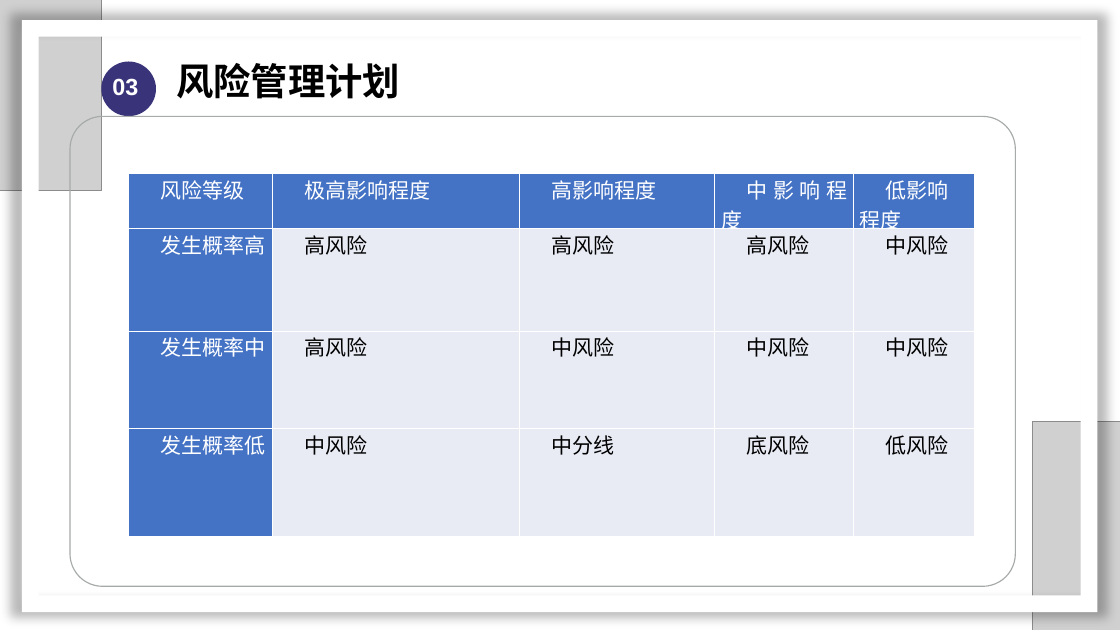
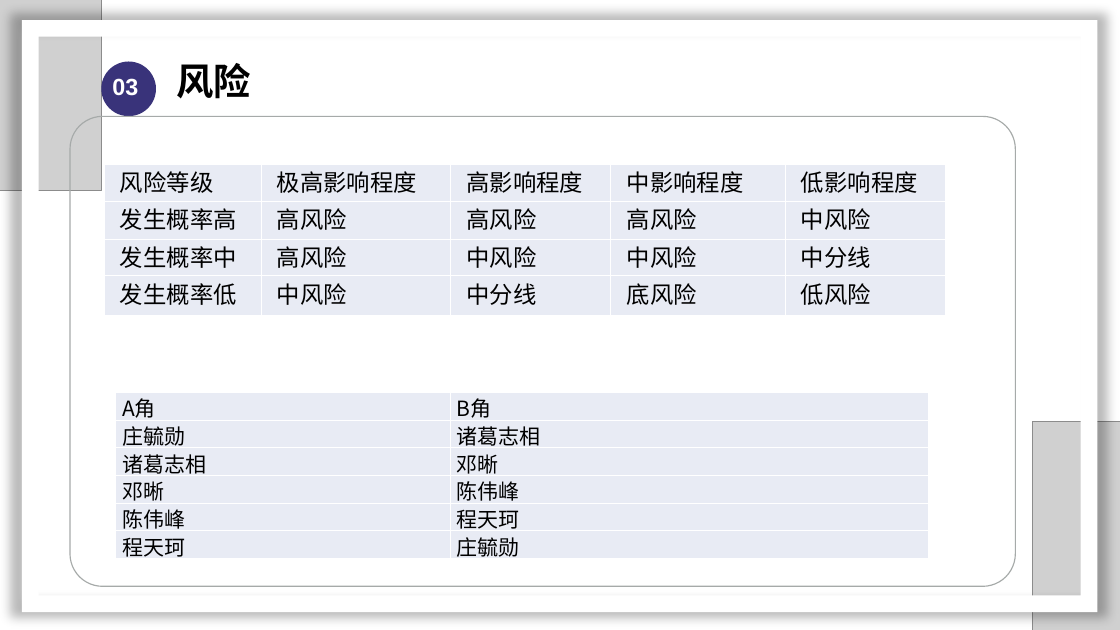
Before and after one commit to SarielX98/PRD2018G14, a slide deck: slide 40 of 受控文档/PPT/PRD2018-G14-软件需求工程审核PPT.pptx (slide 44 before the commit). Drawn at 1120x630 pixels with LibreOffice and Linux fonts; fonts in the diff are those of the drawing; grey boxes stand for pictures; background and template pictures are left out. Boxes give left, top, right and bottom in pixels: in the first picture for what was removed or moved away, otherwise in the second. Text is boxed around its words. In the diff, an @@ line names an element or a change of style, - is before the commit and + after.

```diff
--- a/受控文档/PPT/PRD2018-G14-软件需求工程审核PPT.pptx
+++ b/受控文档/PPT/PRD2018-G14-软件需求工程审核PPT.pptx
@@ text at [176, 63, 251, 99]: text changed @@
-风险管理计划
+风险
@@ table at [104, 165, 946, 316] @@
-row 3, column 5: 中风险
+row 3, column 5: 中分线
@@ fill #4472C4 to #E9EBF5 in 8 cells @@
@@ size 18 to 20 pt @@
@@ text colour #FFFFFF to #000000 in "风险等级", "极高影响程度", "高影响程度", "中影响程度" and 4 more places @@
@@ indent changed @@
@@ table: place and size @@
-table at [129, 174, 975, 536]
+table at [104, 165, 946, 316]
@@ table added at [116, 392, 928, 561], 6 rows, 2 columns @@
+A角 | B角
+庄毓勋 | 诸葛志相
+诸葛志相 | 邓晰
+邓晰 | 陈伟峰
+陈伟峰 | 程天珂
+程天珂 | 庄毓勋
```
Also in this commit, not shown: 20 other slides changed, 12 slides added, 22 slides removed.
